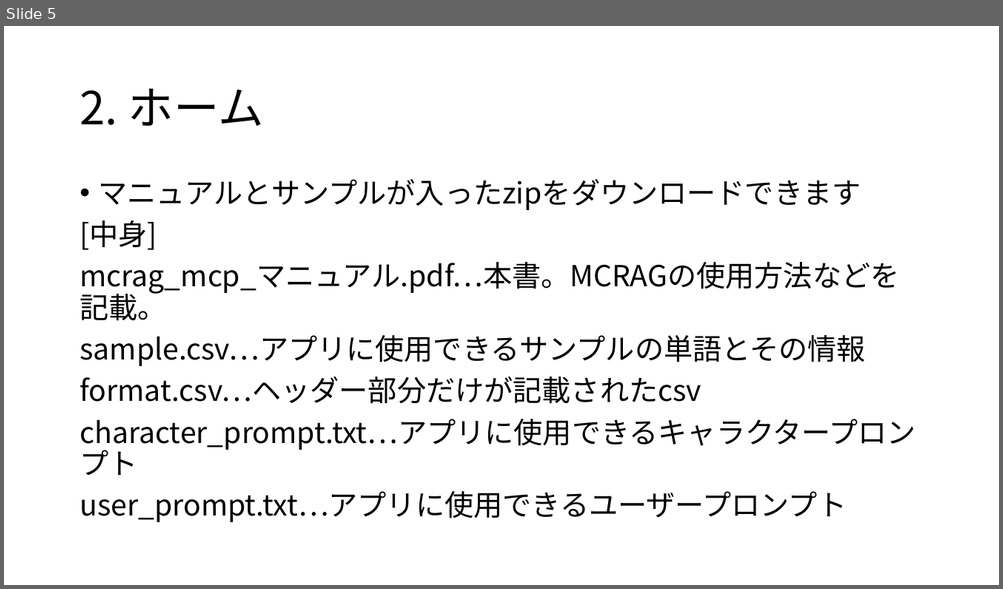
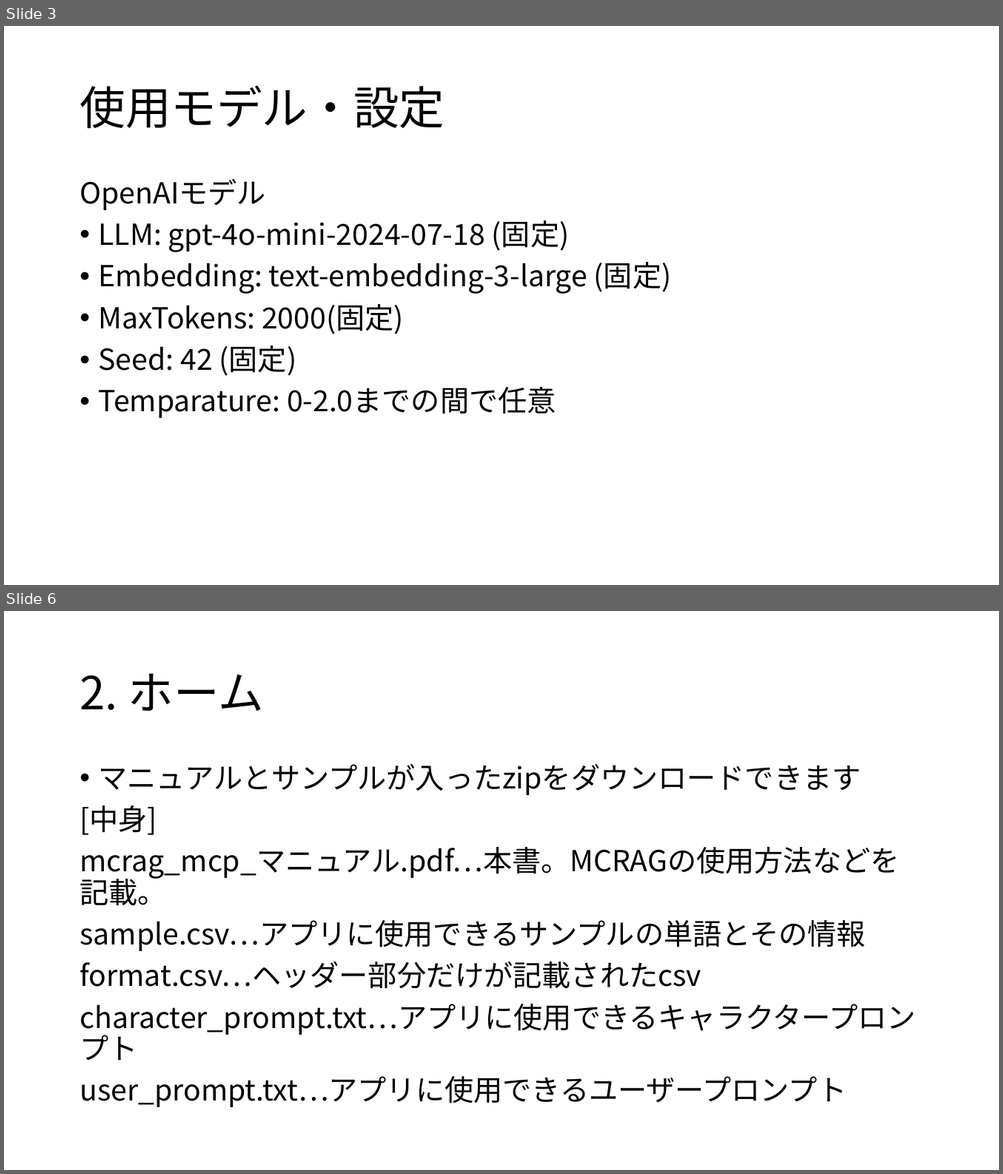
Before and after one commit to flymywife/Meta-CommunicationRAG, a slide deck: mcrag-app-mcp/sample/MCRAG_mcp_マニュアル.pptx. Shown one above the other, each under a label of ours: slide 5 before the commit, slides 3 and 6 after it; the slides between them are not shown. The pictures are 1003x589 and 1003x1174 pixels, drawn with LibreOffice and Linux fonts; fonts in the diff are those of the drawing. Boxes give left, top, right and bottom in pixels: in the first picture for what was removed or moved away, otherwise in the second. Text is boxed around its words. In the diff, an @@ line names an element or a change of style, - is before the commit and + after.

```diff
--- a/mcrag-app-mcp/sample/MCRAG_mcp_マニュアル.pptx
+++ b/mcrag-app-mcp/sample/MCRAG_mcp_マニュアル.pptx
@@ slide 3 added at box(4, 26, 999, 585), background #FFFFFF @@
@@ title added at box(79, 85, 444, 129), 44 pt, text #000000 @@
+使用モデル・設定
@@ text added at box(79, 178, 671, 418), 28 pt, text #000000 @@
+OpenAIモデル
+• LLM: gpt-4o-mini-2024-07-18 (固定)
+• Embedding: text-embedding-3-large (固定)
+• MaxTokens: 2000(固定)
+• Seed: 42 (固定)
+• Temparature: 0-2.0までの間で任意
@@ what was slide 5 is now slide 6 @@
```
Also in this commit, not shown: 8 slides changed, 1 other slide added, 23 other files.
